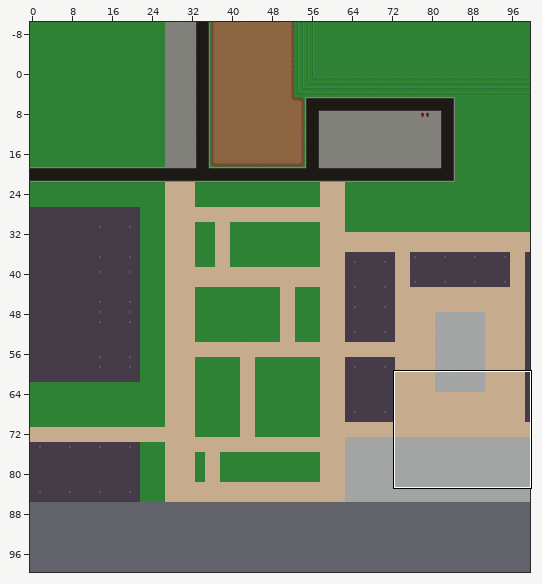
Level history. Tiled map: core/assets/maps/Ron Cooke.tmx. Above, an overview of the earlier version with the close-up marked.
Close-up. As it was:
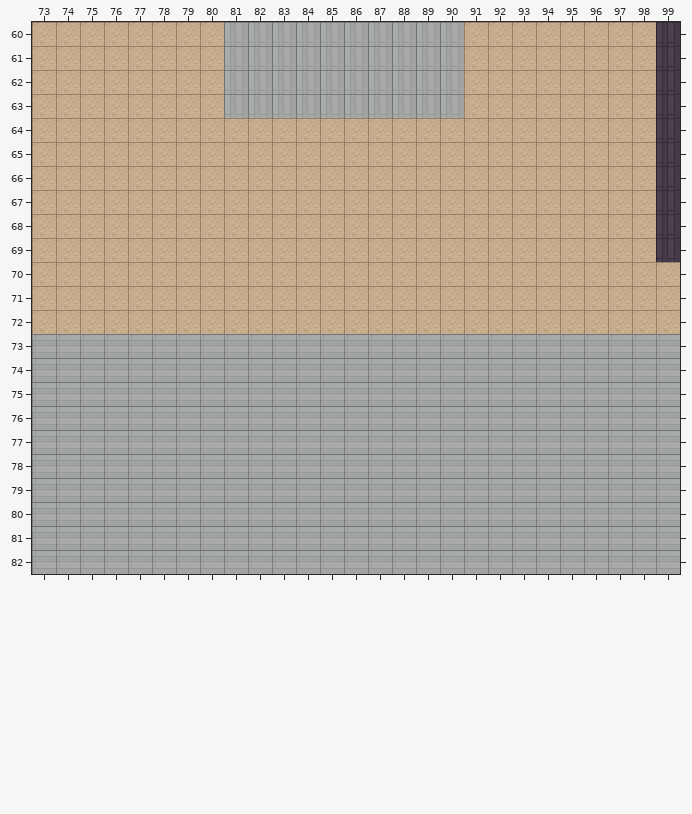
Cells are 32x32 px. Shown: x 73..99, y 60..82. The commit also changed other parts of the map, which this record leaves out. The old version is drawn lined up with the new one.
New version:
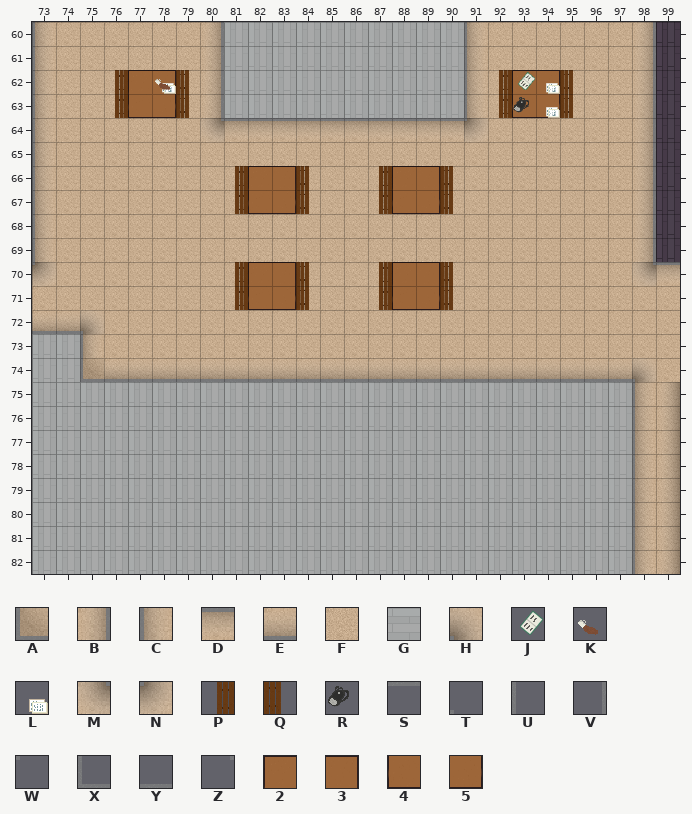
Key: from "finaltileset": A 16 turned 270, B 39, C 39 turned 180, D 39 turned 270, E 39 turned 90, F 54, G 57, H 63, J 78, K 79, L 83, M 85, N 86, P 100, Q 100 turned 180, R 102, S 235, T 237, U 257, V 259, W 260, X 280, Y 281, Z 306, 2 322, 3 324, 4 368, 5 370.
_ is an empty cell.
See-through tiles are keyed as they look on the map.
Edits made:
everything moved by +0,-14 cells (the old picture is shown already moved)
Layer "Background":
Tile F gives way to one hidden under a higher layer in rows 70 to 71 at x 82 to 83.
Tile 2 replaces tile F in row 62 at x 77 and 93; in row 66 at x 82 and 88; in row 70 at x 88.
Tile 3 replaces tile F in row 62 at x 78 and 94; in row 66 at x 83 and 89; in row 70 at x 89.
Tile 4 replaces tile F in row 63 at x 77 and 93; in row 67 at x 82 and 88; in row 71 at x 88.
Tile 5 replaces tile F in row 63 at x 78 and 94; in row 67 at x 83 and 89; in row 71 at x 89.
Tile F replaces tile G in rows 73 to 74 at x 75 to 99; in rows 75 to 82 at x 98 to 99.
Layer "Foreground":
Tile 2 is added in row 70 at x 82.
Tile 3 is added in row 70 at x 83.
Tile 4 is added in row 71 at x 82.
Tile 5 is added in row 71 at x 83.
Tile A is added in row 74 at x 75.
Tile B is added in rows 60 to 63 at x 80 and 98; in rows 64 to 69 at x 98; in rows 75 to 82 at x 99.
Tile C is added in rows 60 to 63 at x 73 and 91; in rows 64 to 69 at x 73; in row 73 at x 75; in rows 75 to 82 at x 98.
Tile D is added in row 64 at x 81 to 90; in row 70 at x 99.
Tile E is added in row 72 at x 73 to 74; in row 74 at x 76 to 97.
Tile H is added in row 72 at x 75; in row 74 at x 98.
Tile L is added in row 62 at x 78.
Tile M is added in row 64 at x 80; in row 70 at x 98.
Tile N is added in row 64 at x 91; in row 70 at x 73.
Tile P is added in rows 62 to 63 at x 76 and 92; in rows 66 to 67 at x 81 and 87; in rows 70 to 71 at x 81 and 87.
Tile Q is added in rows 62 to 63 at x 79 and 95; in rows 66 to 67 at x 84 and 90; in rows 70 to 71 at x 84 and 90.
Layer "Foreground 2":
Tile J is added in row 62 at x 93.
Tile K is added in row 62 at x 78.
Tile L is added in rows 62 to 63 at x 94.
Tile R is added in row 63 at x 93.
Tile S is added in row 64 at x 81 to 90; in row 70 at x 99.
Tile T is added in row 72 at x 75; in row 74 at x 98.
Tile U is added in rows 60 to 63 at x 73 and 91; in rows 64 to 69 at x 73; in row 73 at x 75; in rows 75 to 82 at x 98.
Tile V is added in rows 60 to 63 at x 80 and 98; in rows 64 to 69 at x 98.
Tile W is added in row 64 at x 91; in row 70 at x 73.
Tile X is added in row 74 at x 75.
Tile Y is added in row 72 at x 73 to 74; in row 74 at x 76 to 97.
Tile Z is added in row 64 at x 80; in row 70 at x 98.
